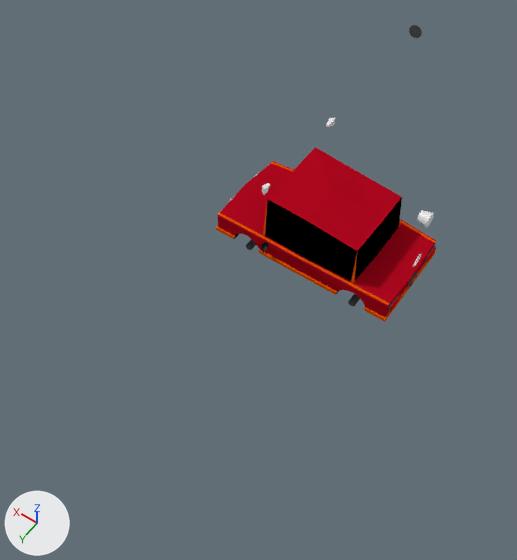
Two versions of the Blender file Assets/Models/BlenderFIles/FirstCar.blend, one commit apart.
Before and after are seen from a 50 mm camera at (-4.65, 8.91, 10.92) aimed at (0.37, 1.89, -0.11). Arrows for +X, +Y and +Z are at lower left; the lights stay in place.

In view in the first picture: 'Cylinder', 'LittleRed', 'Mirrors', 'Sphere.001'.
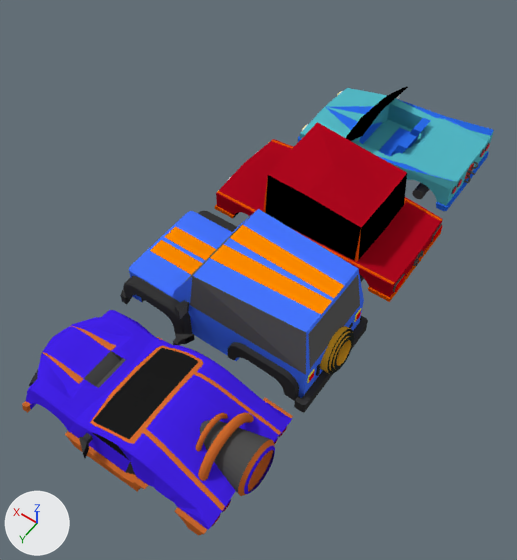
Location of each change, [x1, y1, x2, y2] in pixels of the pictures (517 x 560 px):
'Ettore', added (blue)
    after: [22, 310, 293, 536]
    faces in mat_primarypaint_001 (blue #4222e7): [26, 310, 292, 530]
    faces in mat_secondarypai_001 (orange #cd6a2e): [22, 326, 293, 536]
    faces in mat_glass (black #1c1c1c): [83, 335, 198, 461]
    faces in mat_boostthings (dark grey #4f4f4f): [84, 351, 271, 493]
    faces in mat_grill (black #3b3b3b): [29, 334, 194, 475]
'Comanche', added
    after: [120, 209, 368, 412]
    faces in mat_primarypaint (blue #4776ff): [129, 209, 364, 398]
    faces in mat_glass_006 (dark grey #606060): [179, 212, 360, 375]
    faces in mat_secondarypai (orange #ff8b00): [150, 225, 344, 314]
    faces in mat_black (black #383838): [120, 211, 368, 412]
    faces in mat_insideboost_1 (orange #e7ad2e): [320, 326, 351, 374]
'LittleRed', moved
    before: [216, 147, 436, 322]
    after: [214, 122, 443, 302]
'LittleBlue', shown
    after: [298, 86, 494, 211]
'Cylinder', deleted
    before: [417, 210, 434, 228]
'Sphere.001', deleted
    before: [409, 25, 422, 38]
'Mirrors', deleted
    before: [262, 118, 335, 195]

Diff of the bpy script that builds the scene:
```diff
--- a/Assets/Models/BlenderFIles/FirstCar.blend.py
+++ b/Assets/Models/BlenderFIles/FirstCar.blend.py
@@ ob_mirrors @@
-ob_mirrors = bpy.data.objects.new('Mirrors', me_cube_001)
@@ ob_cylinder @@
-ob_cylinder = bpy.data.objects.new('Cylinder', me_cylinder)
@@ ob_sphere_001 @@
-ob_sphere_001 = bpy.data.objects.new('Sphere.001', me_sphere_000)
@@ ob_littleblue @@
 ob_littleblue = bpy.data.objects.new('LittleBlue', me_sphere_004)
-ob_littleblue.location = (0.3, 0.01, 1.7)
-ob_littleblue.rotation_euler = (-1.571, 0.148, 3.154)  # degrees (-90, 8.5, 181)
+ob_littleblue.location = (0.14, -2.68, 0.31)
+ob_littleblue.rotation_euler = (-1.571, 0.148, 6.295)  # degrees (-90, 8.5, 361)
 ob_littleblue.scale = (0.633, 0.633, 0.41)
-ob_littleblue.hide_viewport = True
@@ ob_littlered @@
 ob_littlered = bpy.data.objects.new('LittleRed', me_sphere_002)
-ob_littlered.location = (-0.03, 0.1, 0.09)
+ob_littlered.location = (-0.03, 0.1, 0.73)
 ob_littlered.rotation_euler = (-1.571, 0.148, 3.154)  # degrees (-90, 8.5, 181)
@@ ob_comanche @@
+ob_comanche = bpy.data.objects.new('Comanche', me_comanche)  # 2952 vertices, 5783 faces; spans x -2.02..3.99, y -1.7..1.7, z -0.58..2.1; in mat_glass_006 (dark grey #606060), mat_boostthing (black #262a26), mat_black (black #383838), mat_yellowlights (yellow #e6e751), mat_insideboost_1 (orange #e7ad2e), mat_secondarypai (orange #ff8b00), mat_primarypaint (blue #4776ff), mat_redlight (red #e7203e)
+ob_comanche.location = (-0.7, 2.83, 0.48)
+ob_comanche.scale = (0.7, 0.7, 0.7)
@@ ob_ettore @@
+ob_ettore = bpy.data.objects.new('Ettore', me_ettore)  # 3888 vertices, 7763 faces; spans x -3.91..5.06, y -2.95..2.95, z -0.87..1.99; in mat_grill (white #e7e7e7), mat_secondarypai_001 (orange #cd6a2e), mat_glass (black #000000), mat_primarypaint_001 (blue #4222e7), mat_boostthings (dark grey #4f4f4f), mat_whitelight (white #e7e7e7), mat_redlight_002 (red #8b0016)
+ob_ettore.location = (-0.29, 5.42, 0.53)
+ob_ettore.scale = (0.493, 0.446, 0.493)
```
